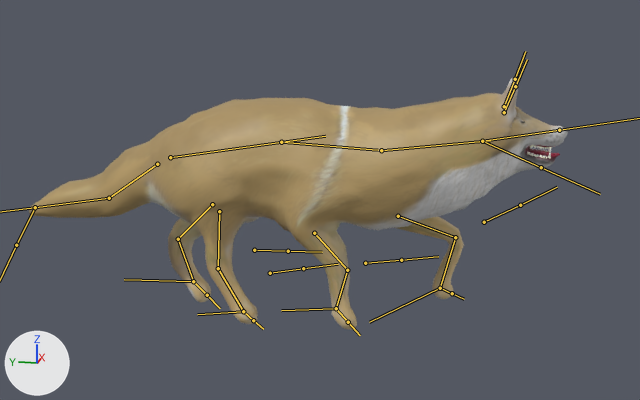
Renders of the FBX model Assets/Models/wolf.fbx from each side of a commit.
Camera for both pictures: a camera (50 mm lens) standing at (-3.93, -0.65, 1.51) and looking at (0.08, 0.15, 0.5). The axes (+X, +Y, +Z) are drawn at lower left. The lights are the same throughout. Both versions are drawn at frame 1 of the action 'Armature|Idle.001'; the numbers are the values there. The bones that bend it are drawn over the model as lines.

Names of what the first picture shows: 'tong_ret'.
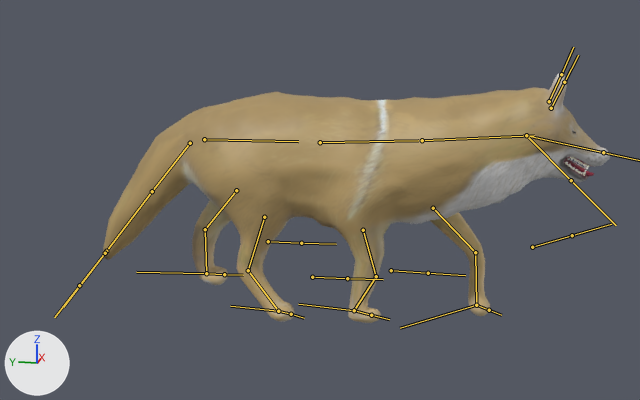
Patch to the scene script:
```diff
--- a/Assets/Models/wolf.fbx.py
+++ b/Assets/Models/wolf.fbx.py
@@ bone_body_low @@
 bone_body_low = bpy.data.objects['Armature'].pose.bones['body-low']
-bone_body_low.location = (0.001, -0.176, -0.124)
-bone_body_low.rotation_quaternion = (0.997, 0.08, 0.002, -0.002)  # degrees (9, 0, 0)
+bone_body_low.location = (-0.001, 0.0, -0.031)
+bone_body_low.rotation_quaternion = (1.0, 0.0, 0.0, 0.0)  # degrees (0, 0, 0)
@@ bone_body_mid @@
 bone_body_mid = bpy.data.objects['Armature'].pose.bones['body-mid']  # child of 'body-low'
-bone_body_mid.rotation_quaternion = (0.992, -0.128, -0.007, 0.007)  # degrees (-15, -1, 1)
+bone_body_mid.rotation_quaternion = (1.0, 0.0, 0.0, 0.0)  # degrees (0, 0, 0)
@@ bone_body_up @@
 bone_body_up = bpy.data.objects['Armature'].pose.bones['body-up']  # child of 'body-mid'
-bone_body_up.rotation_quaternion = (0.997, 0.072, 0.005, -0.005)  # degrees (8, 1, -1)
+bone_body_up.rotation_quaternion = (1.0, 0.0, 0.0, 0.0)  # degrees (0, 0, 0)
@@ bone_head @@
 bone_head = bpy.data.objects['Armature'].pose.bones['head']  # child of 'body-up'
-bone_head.rotation_quaternion = (0.987, 0.159, 0.017, -0.017)  # degrees (18, 2, -2)
+bone_head.rotation_quaternion = (1.0, 0.0, 0.0, 0.0)  # degrees (0, 0, 0)
@@ bone_leg_front_up_l @@
 bone_leg_front_up_l = bpy.data.objects['Armature'].pose.bones['leg-front-up.L']  # child of 'body-up'
-bone_leg_front_up_l.rotation_quaternion = (0.99, 0.135, -0.01, 0.025)  # degrees (16, -1, 3)
+bone_leg_front_up_l.rotation_quaternion = (0.997, -0.073, -0.013, 0.013)  # degrees (-8, -1, 2)
@@ bone_leg_front_mid_l @@
 bone_leg_front_mid_l = bpy.data.objects['Armature'].pose.bones['leg-front-mid.L']  # child of 'leg-front-up.L'
-bone_leg_front_mid_l.rotation_quaternion = (0.851, -0.523, 0.0, -0.043)  # degrees (-63, -3, -4)
+bone_leg_front_mid_l.rotation_quaternion = (0.988, -0.156, 0.0, -0.013)  # degrees (-18, 0, -1)
@@ bone_leg_front_low_l @@
 bone_leg_front_low_l = bpy.data.objects['Armature'].pose.bones['leg-front-low.L']  # child of 'leg-front-mid.L'
-bone_leg_front_low_l.rotation_quaternion = (0.989, 0.15, 0.006, -0.008)  # degrees (17, 1, -1)
+bone_leg_front_low_l.rotation_quaternion = (1.0, 0.0, 0.0, 0.0)  # degrees (0, 0, 0)
@@ bone_body_up_001 @@
 bone_body_up_001 = bpy.data.objects['Armature'].pose.bones['body-up.001']  # child of 'body-up'
-bone_body_up_001.rotation_quaternion = (0.988, 0.156, 0.0, -0.005)  # degrees (18, 0, -1)
+bone_body_up_001.rotation_quaternion = (1.0, 0.0, 0.0, 0.0)  # degrees (0, 0, 0)
@@ bone_leg_back_up_r @@
 bone_leg_back_up_r = bpy.data.objects['Armature'].pose.bones['leg-back-up.R']  # child of 'body-mid'
-bone_leg_back_up_r.rotation_quaternion = (0.979, 0.198, 0.05, 0.018)  # degrees (23, 5, 3)
+bone_leg_back_up_r.rotation_quaternion = (0.998, 0.022, 0.045, 0.022)  # degrees (3, 5, 3)
@@ bone_leg_back_mid_r @@
 bone_leg_back_mid_r = bpy.data.objects['Armature'].pose.bones['leg-back-mid.R']  # child of 'leg-back-up.R'
-bone_leg_back_mid_r.rotation_quaternion = (0.967, -0.255, 0.0, 0.014)  # degrees (-30, 0, 2)
+bone_leg_back_mid_r.rotation_quaternion = (0.998, -0.063, 0.0, 0.003)  # degrees (-7, 0, 0)
@@ bone_leg_back_low_r @@
 bone_leg_back_low_r = bpy.data.objects['Armature'].pose.bones['leg-back-low.R']  # child of 'leg-back-mid.R'
-bone_leg_back_low_r.rotation_quaternion = (0.982, -0.188, 0.019, -0.011)  # degrees (-22, 2, -2)
+bone_leg_back_low_r.rotation_quaternion = (1.0, 0.0, 0.0, 0.0)  # degrees (0, 0, 0)
@@ bone_leg_front_up_r @@
 bone_leg_front_up_r = bpy.data.objects['Armature'].pose.bones['leg-front-up.R']  # child of 'body-mid'
-bone_leg_front_up_r.rotation_quaternion = (0.909, 0.416, -0.027, 0.001)  # degrees (49, -3, -1)
+bone_leg_front_up_r.rotation_quaternion = (0.988, 0.15, -0.034, 0.008)  # degrees (17, -4, 0)
@@ bone_leg_front_mid_r @@
 bone_leg_front_mid_r = bpy.data.objects['Armature'].pose.bones['leg-front-mid.R']  # child of 'leg-front-up.R'
-bone_leg_front_mid_r.rotation_quaternion = (0.914, -0.405, 0.0, 0.0)  # degrees (-48, 0, 0)
+bone_leg_front_mid_r.rotation_quaternion = (0.95, -0.312, 0.0, 0.0)  # degrees (-36, 0, 0)
@@ bone_leg_front_low_r @@
 bone_leg_front_low_r = bpy.data.objects['Armature'].pose.bones['leg-front-low.R']  # child of 'leg-front-mid.R'
-bone_leg_front_low_r.rotation_quaternion = (0.951, -0.31, 0.012, -0.007)  # degrees (-36, 1, -1)
+bone_leg_front_low_r.rotation_quaternion = (0.992, 0.125, -0.008, -0.003)  # degrees (14, -1, 0)
@@ bone_leg_back_up_l @@
 bone_leg_back_up_l = bpy.data.objects['Armature'].pose.bones['leg-back-up.L']  # child of 'body-low'
-bone_leg_back_up_l.rotation_quaternion = (0.99, -0.14, 0.008, 0.003)  # degrees (-16, 1, 0)
+bone_leg_back_up_l.rotation_quaternion = (1.0, -0.011, 0.009, 0.003)  # degrees (-1, 1, 0)
@@ bone_leg_back_mid_l @@
 bone_leg_back_mid_l = bpy.data.objects['Armature'].pose.bones['leg-back-mid.L']  # child of 'leg-back-up.L'
-bone_leg_back_mid_l.rotation_quaternion = (0.969, 0.245, 0.0, 0.0)  # degrees (28, 0, 0)
+bone_leg_back_mid_l.rotation_quaternion = (0.999, 0.035, 0.0, 0.0)  # degrees (4, 0, 0)
@@ bone_leg_back_low_l @@
 bone_leg_back_low_l = bpy.data.objects['Armature'].pose.bones['leg-back-low.L']  # child of 'leg-back-mid.L'
-bone_leg_back_low_l.rotation_quaternion = (0.845, -0.534, -0.007, 0.006)  # degrees (-65, 0, 1)
+bone_leg_back_low_l.rotation_quaternion = (1.0, 0.0, 0.0, 0.0)  # degrees (0, 0, 0)
@@ bone_tail_up @@
 bone_tail_up = bpy.data.objects['Armature'].pose.bones['tail.up']  # child of 'body-low'
-bone_tail_up.rotation_quaternion = (0.979, -0.204, 0.0, -0.001)  # degrees (-24, 0, 0)
+bone_tail_up.rotation_quaternion = (1.0, 0.011, 0.0, 0.0)  # degrees (1, 0, 0)
@@ bone_tail_low @@
 bone_tail_low = bpy.data.objects['Armature'].pose.bones['tail.low']  # child of 'tail.up'
-bone_tail_low.rotation_quaternion = (0.971, -0.24, 0.0, 0.002)  # degrees (-28, 0, 0)
+bone_tail_low.rotation_quaternion = (1.0, -0.019, 0.0, -0.001)  # degrees (-2, 0, 0)
```

Boxes (x1, y1, x2, y2) around the edits, measured in the pictures (640 x 400 px):
'tong_ret', posed: before (29, 78, 568, 330); after (102, 73, 611, 323)
bone 'body-low', root to tip: before (170, 157) to (325, 136); after (204, 139) to (298, 141)
bone 'body-mid', root to tip: before (281, 142) to (378, 150); after (320, 142) to (418, 140)
bone 'body-up', root to tip: before (381, 150) to (490, 140); after (422, 140) to (534, 135)
bone 'head', root to tip: before (482, 141) to (559, 130); after (526, 135) to (603, 152)
bone 'leg-front-up.L', root to tip: before (398, 216) to (455, 237); after (433, 208) to (475, 252)
bone 'leg-front-mid.L', root to tip: before (455, 237) to (440, 288); after (475, 252) to (476, 305)
bone 'leg-front-low.L', root to tip: before (440, 288) to (452, 293); after (476, 305) to (489, 310)
bone 'body-up.001', root to tip: before (482, 141) to (541, 167); after (526, 135) to (571, 180)
bone 'leg-back-up.R', root to tip: before (219, 211) to (218, 268); after (264, 217) to (248, 270)
bone 'leg-back-mid.R', root to tip: before (218, 268) to (243, 311); after (248, 270) to (278, 311)
bone 'leg-back-low.R', root to tip: before (243, 311) to (253, 320); after (278, 311) to (291, 314)
bone 'leg-front-up.R', root to tip: before (314, 233) to (347, 270); after (363, 230) to (376, 276)
bone 'leg-front-mid.R', root to tip: before (347, 270) to (336, 308); after (376, 276) to (354, 310)
bone 'leg-front-low.R', root to tip: before (336, 308) to (348, 322); after (354, 310) to (371, 315)
bone 'leg-back-up.L', root to tip: before (212, 204) to (178, 239); after (236, 190) to (205, 229)
bone 'leg-back-mid.L', root to tip: before (178, 239) to (193, 281); after (205, 229) to (206, 273)
bone 'leg-back-low.L', root to tip: before (193, 281) to (207, 295); after (206, 273) to (224, 274)
bone 'tail.up', root to tip: before (157, 164) to (109, 198); after (190, 143) to (152, 191)
bone 'tail.low', root to tip: before (109, 198) to (35, 207); after (152, 191) to (106, 251)
